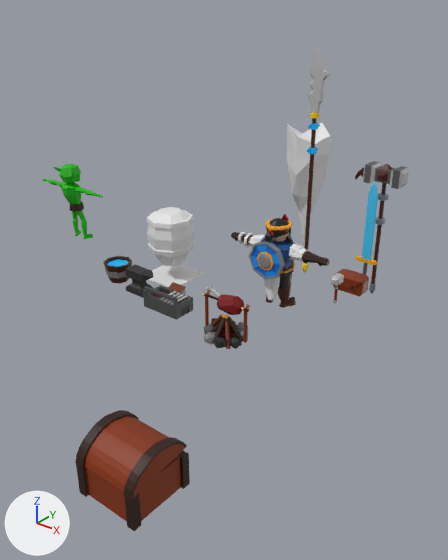
Before and after pictures for a commit that changed the Blender file Blender/hero.blend.
The view is the same before and after, from a 50 mm camera at (34.6, -36.0, 22.6) aimed at (5.1, 0.9, -0.3). The axes (+X, +Y, +Z) are drawn at lower left. The lights are the same throughout.

The older version as bpy lines, for what is in view:
```python
me_cube_008 = bpy.data.meshes.new('Cube.008')
me_cube_008.from_pydata(...)  # 144 vertices, 139 faces; spans x -1.98..1.98, y -1.98..1.98, z -1.0..1.08
me_cube_008.materials.append(mat_material_001)  # picture img_dwarf_weapons_png
me_cube_012 = bpy.data.meshes.new('Cube.012')
me_cube_012.from_pydata(...)  # 266 vertices, 244 faces; spans x -1.75..1.75, y -1.0..2.14, z -1.0..0.76
me_cube_012.materials.append(mat_material_001)  # picture img_dwarf_weapons_png
me_cylinder_023 = bpy.data.meshes.new('Cylinder.023')
me_cylinder_023.from_pydata(...)  # 88 vertices, 82 faces; spans x -2.01..2.01, y -2.01..2.01, z -2.74..1.95
ob_cube_004 = bpy.data.objects.new('Cube.004', me_cube_008)
ob_cube_004.location = (16.0, -20.0, 0.0)
ob_cylinder_011 = bpy.data.objects.new('Cylinder.011', me_cylinder_023)
ob_cylinder_011.location = (0.0, 0.0, 3.0)
ob_furnance = bpy.data.objects.new('furnance', me_cube_012)
ob_furnance.location = (4.0, -4.75, 0.0)
# also in view: 'anvil' at (0.2, -4.0, 0.0); 'Cube.005' at (16.0, -20.1, 1.8); 'goblin_body' at (-13.0, 0.1, 4.4); 'Cube.003' at (0.0, 0.0, -1.0); 'bucket' at (-3.0, -3.6, -0.2)
```
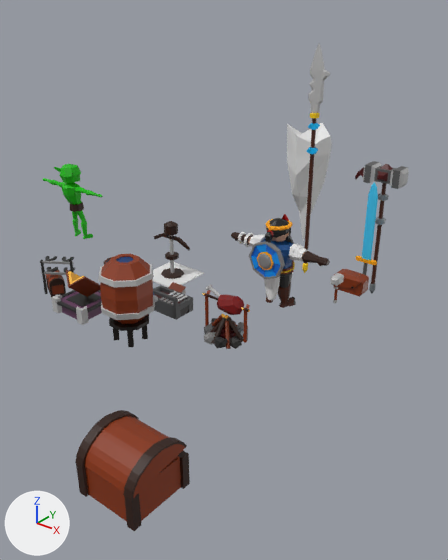
Location of each change, (x1, y1, x2, y2) in pixels of the pictures (448 x 560 px):
'Cylinder.011', reshaped, moved, turned: before (147, 207, 194, 266); after (98, 254, 155, 331)
'Cube.009', added: after (51, 290, 102, 325)
'Cylinder.014', added: after (154, 221, 190, 279)
'Cube.010', added (brown): after (66, 270, 100, 297)
'Cube.012', added: after (40, 256, 75, 294)
'Cube.011', added: after (46, 268, 66, 297)
'Cube.007', added: after (113, 325, 148, 347)
part 1 of me_cylinder_023, built on: before (155, 254, 187, 266); after (109, 314, 149, 331)
part 2 of me_cylinder_023, built on: before (147, 207, 194, 252); after (100, 254, 153, 314)
part 3 of me_cylinder_023, recoloured: before (147, 210, 194, 257); after (98, 263, 155, 320)

Patch to the scene script:
```diff
--- a/Blender/hero.blend.py
+++ b/Blender/hero.blend.py
@@ me_cylinder_023 @@
-me_cylinder_023.from_pydata(...)  # 88 vertices, 82 faces; spans x -2.01..2.01, y -2.01..2.01, z -2.74..1.95
+me_cylinder_023.from_pydata(...)  # 120 vertices, 114 faces; spans x -2.01..2.01, y -2.01..2.01, z -2.54..2.28
+# me_cylinder_023 part 1
+# 1 face is deleted
+# 8 vertices in x -1.0..1.0, y -1.0..1.0, z -2.74 move by (0.0, 0.0, 0.46)
+# 8 vertices are added at x -1.52..1.52, y -1.52..1.52, z -2.54
+# 8 new vertices lie (0.0, 0.0, 0.24) away from vertices in x -1.52..1.52, y -1.52..1.52, z -2.54
+# 17 new faces join them
+# me_cylinder_023 part 2
+# 1 face is deleted
+# 8 vertices in x -1.0..1.0, y -1.0..1.0, z 1.95 move by (0.0, 0.0, 0.33)
+# 8 vertices move from x -2.01..2.01, y -2.01..2.01, z 0.0 to x -1.94..1.94, y -1.94..1.94, z 0.0
+# 8 vertices are added at x -0.61..0.61, y -0.61..0.61, z 2.2
+# 8 new vertices lie (0.0, 0.0, 0.08) away from vertices in x -0.61..0.61, y -0.61..0.61, z 2.2
+# 17 new faces join them
+# me_cylinder_023 part 3: 80 faces spanning x -2.01..2.01, y -2.01..2.01, z -2.28..2.28 switch from no material to mat_material_001 (picture img_dwarf_weapons_png)
@@ ob_cylinder_011 @@
 ob_cylinder_011 = bpy.data.objects.new('Cylinder.011', me_cylinder_023)
-ob_cylinder_011.location = (0.0, 0.0, 3.0)
+ob_cylinder_011.location = (5.0, -9.81, 3.0)
+ob_cylinder_011.rotation_euler = (0.0, 0.0, 0.393)  # degrees (0, 0, 23)
@@ ob_cylinder_014 @@
+ob_cylinder_014 = bpy.data.objects.new('Cylinder.014', me_cylinder_026)  # 128 vertices, 121 faces; spans x -2.17..2.17, y -1.0..1.0, z -0.11..4.86; in mat_material_001 (picture img_dwarf_weapons_png)
+ob_cylinder_014.location = (0.0, 0.03, -0.9)
@@ ob_cube_012 @@
+ob_cube_012 = bpy.data.objects.new('Cube.012', me_cube_015)  # 200 vertices, 198 faces; spans x -1.24..1.46, y -0.8..1.54, z -1.0..2.06; in mat_material_001 (picture img_dwarf_weapons_png)
+ob_cube_012.location = (-4.66, -8.53, -0.02)
+ob_cube_012.rotation_euler = (0.0, 0.0, 1.161)  # degrees (0, 0, 67)
@@ ob_cube_011 @@
+ob_cube_011 = bpy.data.objects.new('Cube.011', me_cube_014)  # 112 vertices, 102 faces; spans x -1.09..1.09, y -0.6..0.66, z 0.16..1.73; in mat_material_001 (picture img_dwarf_weapons_png)
+ob_cube_011.location = (-5.48, -8.35, -1.18)
+ob_cube_011.rotation_euler = (0.0, 0.0, -0.492)  # degrees (0, 0, -28)
@@ ob_cube_010 @@
+ob_cube_010 = bpy.data.objects.new('Cube.010', me_cube_002)  # 72 vertices, 70 faces; spans x -1.05..1.11, y -1.38..1.12, z -1.02..1.42; in mat_material_001 (picture img_dwarf_weapons_png)
+ob_cube_010.location = (-1.0, -9.0, 1.0)
@@ ob_cube_009 @@
+ob_cube_009 = bpy.data.objects.new('Cube.009', me_cube_001)  # 112 vertices, 105 faces; spans x -1.77..1.77, y -1.77..1.77, z -1.0..0.22; in mat_material_001 (picture img_dwarf_weapons_png)
+ob_cube_009.location = (-1.0, -9.0, 0.0)
@@ ob_cube_007 @@
+ob_cube_007 = bpy.data.objects.new('Cube.007', me_cube)  # 8 vertices, 4 faces; spans x -1.03..-0.48, y 0.43..0.97, z -1.03..0.64; in mat_material_001 (picture img_dwarf_weapons_png); modifiers MIRROR
+ob_cube_007.location = (5.0, -9.81, 0.0)
```
